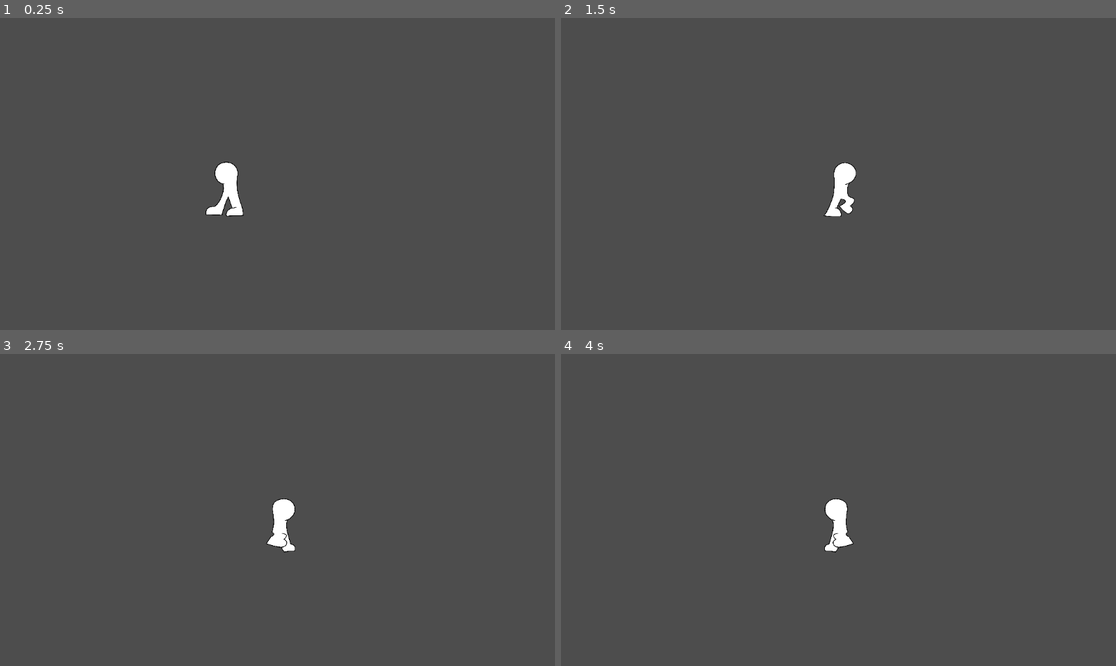
Above: before the commit, frames 1-4 (two rows, left to right).
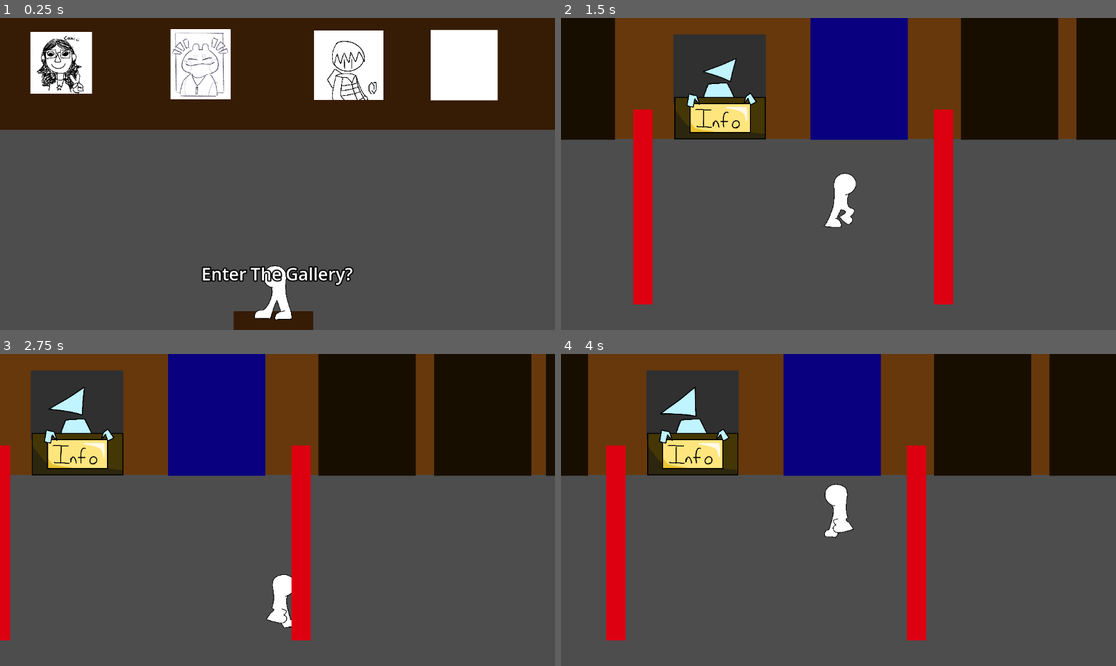
Above: after the commit, the same moments.

Repository: PlasmaOJ15/ISTAFinal
Game: Godot game, scene res://Scenes/archives.tscn
The game is run twice, just before and just after one commit, with the same random seed, the same clock (stepped at 60 frames per second) and the same inputs. This scene is started directly instead of the project's main scene.
Inputs:
- Up to frame 1 (0.25 s): no input
- Up to frame 2 (1.5 s): tap Enter at 0.5 s; hold D (right) 0.53-1.28 s; tap Z (interact) at 0.6, 1.35 s; hold S (down) from 1.28 s (still down)
- Up to frame 3 (2.75 s): release S (down) at 2.03 s; hold D (right) from 2.03 s (still down); tap = (zoomIn) at 2.1 s; tap Z (interact) at 2.3 s
- Up to frame 4 (4 s): release D (right) at 2.78 s; hold W (up) 2.78-3.53 s; tap - (zoomOut) at 2.85 s; tap Z (interact) at 3.05, 3.6 s; hold A (left) from 3.53 s (still down)

The runs differ from the first frame. In frame 1, 38% of the frame differs, in the area x 0-100%, y 0-100%; in frame 2, 43%; in frame 3, 43%; in frame 4, 43%, in the area x 0-100%, y 0-92%.

Commit message:
Finished Storage

Diff:
--- a/Scenes/archives.tscn
+++ b/Scenes/archives.tscn
@@ -1,8 +1,98 @@
-[gd_scene load_steps=2 format=3 uid="uid://d1wa183wq8vd1"]
+[gd_scene load_steps=13 format=3 uid="uid://d1wa183wq8vd1"]
 
 [ext_resource type="PackedScene" uid="uid://c3dwy5qviw2jy" path="res://Scenes/protag.tscn" id="1_i3nxv"]
+[ext_resource type="PackedScene" uid="uid://boyd67x4sxpvm" path="res://Scenes/teleportArea.tscn" id="2_j0ygw"]
+[ext_resource type="Texture2D" uid="uid://kxsbhbay65n0" path="res://Assets/selfrep/CamiSelfPortrait.jpg" id="3_sa7cy"]
+[ext_resource type="Texture2D" uid="uid://cm1007rfsqapc" path="res://Assets/selfrep/LucianSelfPortrait.jpg" id="4_tfukp"]
+[ext_resource type="Texture2D" uid="uid://cpbgrl1mnabrs" path="res://Assets/selfrep/OJ.png" id="5_dn1yi"]
+[ext_resource type="PackedScene" uid="uid://b1owguctad4gf" path="res://Scenes/storage.tscn" id="6_tfukp"]
+[ext_resource type="Texture2D" uid="uid://b20mdk3ws21y5" path="res://Assets/storage/CamiStorage.jpg" id="7_dn1yi"]
+[ext_resource type="Texture2D" uid="uid://dj13wlttvnvd8" path="res://Assets/storage/LucianStorage.jpg" id="8_i0fjg"]
+[ext_resource type="Texture2D" uid="uid://dnv88vaq8fk8j" path="res://Assets/storage/OJStorage.jpg" id="9_5a13m"]
+[ext_resource type="Texture2D" uid="uid://k7fnm0c66f3a" path="res://Assets/storage/LaurenStorage.jpg" id="10_m78w2"]
+
+[sub_resource type="RectangleShape2D" id="RectangleShape2D_i3nxv"]
+size = Vector2(1177, 20)
+
+[sub_resource type="RectangleShape2D" id="RectangleShape2D_j0ygw"]
+size = Vector2(20, 664)
 
 [node name="archives" type="Node2D"]
 
+[node name="ColorRect" type="ColorRect" parent="."]
+offset_right = 1152.0
+offset_bottom = 232.0
+color = Color(0.210869, 0.10755, 0.0223952, 1)
+
+[node name="ColorRect2" type="ColorRect" parent="."]
+offset_left = 485.0
+offset_top = 609.0
+offset_right = 650.0
+offset_bottom = 673.0
+color = Color(0.210869, 0.10755, 0.0223952, 1)
+
 [node name="Protag" parent="." instance=ExtResource("1_i3nxv")]
-position = Vector2(475, 381)
+position = Vector2(576, 539)
+rightClamp = 1152
+downClamp = 648
+
+[node name="StaticBody2D" type="StaticBody2D" parent="."]
+
+[node name="CollisionShape2D" type="CollisionShape2D" parent="StaticBody2D"]
+position = Vector2(578.5, 222)
+shape = SubResource("RectangleShape2D_i3nxv")
+
+[node name="CollisionShape2D2" type="CollisionShape2D" parent="StaticBody2D"]
+position = Vector2(578.5, 658)
+shape = SubResource("RectangleShape2D_i3nxv")
+
+[node name="CollisionShape2D3" type="CollisionShape2D" parent="StaticBody2D"]
+position = Vector2(-10, 322)
+shape = SubResource("RectangleShape2D_j0ygw")
+
+[node name="CollisionShape2D4" type="CollisionShape2D" parent="StaticBody2D"]
+position = Vector2(1162, 322)
+shape = SubResource("RectangleShape2D_j0ygw")
+
+[node name="teleportArea" parent="." instance=ExtResource("2_j0ygw")]
+position = Vector2(570, 652)
+
+[node name="CamiSelfPortrait" type="Sprite2D" parent="."]
+position = Vector2(127, 93)
+scale = Vector2(0.158864, 0.158864)
+texture = ExtResource("3_sa7cy")
+
+[node name="LucianSelfPortrait" type="Sprite2D" parent="."]
+position = Vector2(417, 96)
+scale = Vector2(0.100321, 0.100321)
+texture = ExtResource("4_tfukp")
+
+[node name="Oj" type="Sprite2D" parent="."]
+position = Vector2(724, 98)
+scale = Vector2(0.112305, 0.112305)
+texture = ExtResource("5_dn1yi")
+
+[node name="ColorRect3" type="ColorRect" parent="."]
+offset_left = 894.0
+offset_top = 25.0
+offset_right = 1033.0
+offset_bottom = 171.0
+
+[node name="camiStorage" parent="." instance=ExtResource("6_tfukp")]
+position = Vector2(122, 238)
+resource = ExtResource("7_dn1yi")
+
+[node name="Storage" parent="." instance=ExtResource("6_tfukp")]
+position = Vector2(412, 241)
+resource = ExtResource("8_i0fjg")
+artistName = "Lucian"
+
+[node name="Storage2" parent="." instance=ExtResource("6_tfukp")]
+position = Vector2(718, 239)
+resource = ExtResource("9_5a13m")
+artistName = "OJ"
+
+[node name="Storage3" parent="." instance=ExtResource("6_tfukp")]
+position = Vector2(962, 238)
+resource = ExtResource("10_m78w2")
+artistName = "Lauren"
--- a/Scenes/gallery.tscn
+++ b/Scenes/gallery.tscn
@@ -95,7 +95,7 @@
 [node name="Lucien" parent="teleports" instance=ExtResource("3_e6kyq")]
 position = Vector2(304, 4)
 sceneName = "res://Scenes/lucien.tscn"
-roomName = "Lucien's Room"
+roomName = "Lucian's Room"
 
 [node name="Cami" parent="teleports" instance=ExtResource("3_e6kyq")]
 position = Vector2(543, 3)
--- /dev/null
+++ b/Scenes/storage.tscn
@@ -0,0 +1,43 @@
+[gd_scene load_steps=5 format=3 uid="uid://b1owguctad4gf"]
+
+[ext_resource type="Script" uid="uid://bgbkhuf6un4c8" path="res://Scripts/storage.gd" id="1_kgl67"]
+[ext_resource type="Texture2D" uid="uid://b20mdk3ws21y5" path="res://Assets/storage/CamiStorage.jpg" id="2_j3ewu"]
+
+[sub_resource type="LabelSettings" id="LabelSettings_j3ewu"]
+font_size = 26
+outline_size = 10
+outline_color = Color(0, 0, 0, 1)
+
+[sub_resource type="RectangleShape2D" id="RectangleShape2D_j3ewu"]
+size = Vector2(60, 30)
+
+[node name="Storage" type="Area2D"]
+script = ExtResource("1_kgl67")
+
+[node name="Label" type="Label" parent="."]
+visible = false
+offset_left = -92.0
+offset_top = -60.0
+offset_right = 166.0
+offset_bottom = -24.0
+text = "View Cami's Images?"
+label_settings = SubResource("LabelSettings_j3ewu")
+horizontal_alignment = 1
+
+[node name="CanvasLayer" type="CanvasLayer" parent="."]
+follow_viewport_enabled = true
+
+[node name="Sprite2D" type="TextureRect" parent="CanvasLayer"]
+visible = false
+offset_left = 142.0
+offset_top = 1.0
+offset_right = 4142.0
+offset_bottom = 3001.0
+scale = Vector2(0.2155, 0.2155)
+texture = ExtResource("2_j3ewu")
+
+[node name="CollisionShape2D" type="CollisionShape2D" parent="."]
+shape = SubResource("RectangleShape2D_j3ewu")
+
+[connection signal="body_entered" from="." to="." method="_on_body_entered"]
+[connection signal="body_exited" from="." to="." method="_on_body_exited"]
--- a/Scripts/curator.gd
+++ b/Scripts/curator.gd
@@ -9,9 +9,9 @@
 
 # Called when the node enters the scene tree for the first time.
 func _ready() -> void:
-	head.play("idle")
-	body.play("idle")
-	hands.play("idle")
+	idle()
+	if Global.experienced:
+		label.text = "Welcome back. I hope you enjoyed the experience.\nTo the left you can find the archives, and to the right\nyou can see all the collages. Use + or - to zoom in or out"
 
 func talk():
 	head.play("talk")
@@ -22,6 +22,7 @@
 	head.play("idle")
 	body.play("idle")
 	hands.play("idle")
+
 
 func _process(delta: float) -> void:
 	if Input.is_action_just_pressed("interact") and canTalk and !talking:
--- a/Scripts/protag.gd
+++ b/Scripts/protag.gd
@@ -22,6 +22,9 @@
 		move_state()
 	else:
 		player_sprite.play('idle')
+	if Input.is_action_just_pressed("DEBUG"):
+		Global.experienced = true
+		get_tree().change_scene_to_file("res://Scenes/gallery.tscn")
 
 func move_state():
 	var direction_x := Input.get_axis("left", "right")
--- /dev/null
+++ b/Scripts/storage.gd
@@ -0,0 +1,34 @@
+extends Node2D
+@export var resource: Texture
+@export var artistName = "Cami"
+@onready var canvas_layer: CanvasLayer = $CanvasLayer
+@onready var sprite_2d: TextureRect = $CanvasLayer/Sprite2D
+@onready var label: Label = $Label
+
+var canInteract = false
+
+# Called when the node enters the scene tree for the first time.
+func _ready() -> void:
+	sprite_2d.texture = resource
+	label.text = "View " + artistName + "'s Images?"
+
+# Called every frame. 'delta' is the elapsed time since the previous frame.
+func _process(delta: float) -> void:
+	if Input.is_action_just_pressed("interact") and canInteract:
+		if sprite_2d.visible:
+			sprite_2d.visible = false
+			Global.playerLocked = false
+		else:
+			sprite_2d.visible = true
+			Global.playerLocked = true
+
+
+func _on_body_exited(body: Node2D) -> void:
+	if body.name == "Protag":
+		canInteract = false
+		label.visible = false
+
+func _on_body_entered(body: Node2D) -> void:
+	if body.name == "Protag":
+		canInteract = true
+		label.visible = true
--- a/project.godot
+++ b/project.godot
@@ -61,6 +61,11 @@
 "events": [Object(InputEventKey,"resource_local_to_scene":false,"resource_name":"","device":-1,"window_id":0,"alt_press …(191 unchanged characters)…
 ]
 }
+DEBUG={
+"deadzone": 0.2,
+"events": [Object(InputEventKey,"resource_local_to_scene":false,"resource_name":"","device":-1,"window_id":0,"alt_pressed":false,"shift_pressed":false,"ctrl_pressed":false,"meta_pressed":false,"pressed":false,"keycode":0,"physical_keycode":74,"key_label":0,"unicode":106,"location":0,"echo":false,"script":null)
+]
+}
 
 [rendering]
 
Binary file added: Assets/selfrep/CamiSelfPortrait.jpg
Not shown, added: Assets/selfrep/CamiSelfPortrait.jpg.import
Binary file added: Assets/selfrep/LucianSelfPortrait.jpg
Not shown, added: Assets/selfrep/LucianSelfPortrait.jpg.import
Binary file added: Assets/storage/CamiStorage.jpg
Not shown, added: Assets/storage/CamiStorage.jpg.import
Binary file added: Assets/storage/LaurenStorage.jpg
Not shown, added: Assets/storage/LaurenStorage.jpg.import
Binary file added: Assets/storage/LucianStorage.jpg
Not shown, added: Assets/storage/LucianStorage.jpg.import
Binary file added: Assets/storage/OJStorage.jpg
Not shown, added: Assets/storage/OJStorage.jpg.import
(and 1 more such lines)
